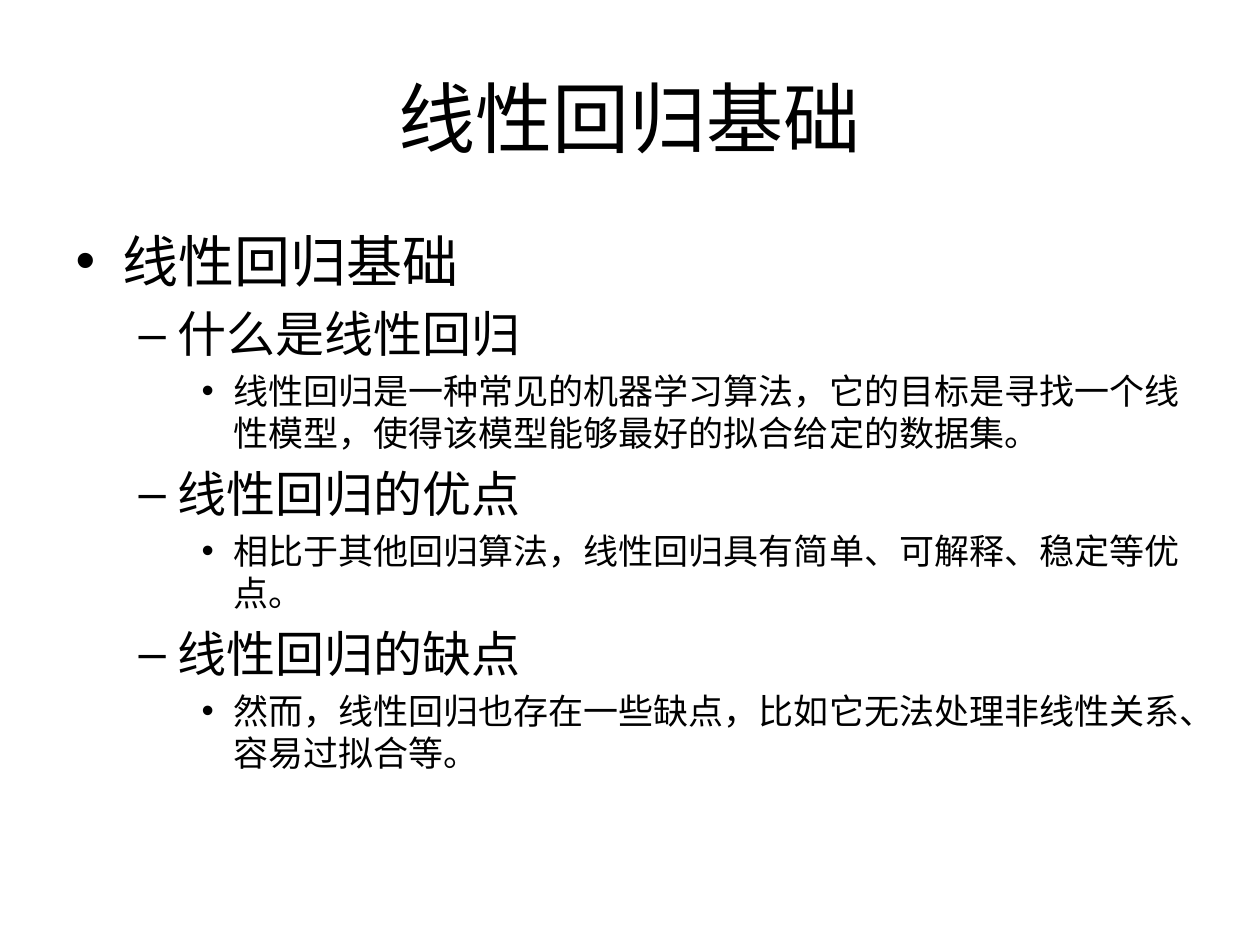
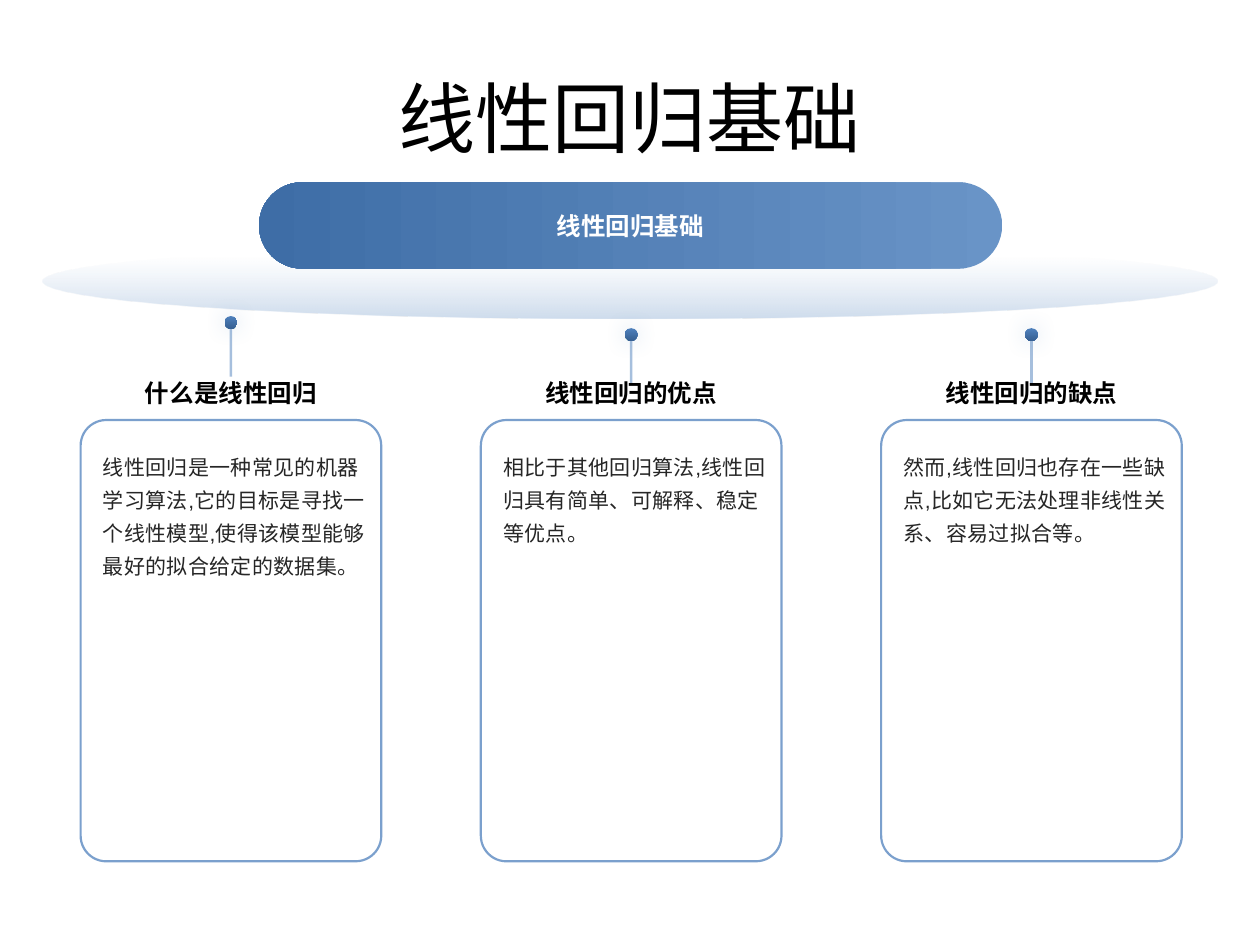
Before and after one commit to CWJ10242048/Lingxi-Lesson-Preparation-System, a slide deck: slide 2 of result/机器学习课程线性回归课时教学PPT.pptx. Drawn at 1260x945 pixels with LibreOffice and Linux fonts; fonts in the diff are those of the drawing; background and template pictures are left out. Boxes give left, top, right and bottom in pixels: in the first picture for what was removed or moved away, otherwise in the second. Text is boxed around its words. In the diff, an @@ line names an element or a change of style, - is before the commit and + after.

```diff
--- a/result/机器学习课程线性回归课时教学PPT.pptx
+++ b/result/机器学习课程线性回归课时教学PPT.pptx
@@ rounded rectangle added at (260, 183, 1003, 270), fill gradient #6994C7 to #3E6DA6, 14 pt, text #FFFFFF, bold @@
+线性回归基础
@@ text removed at (123, 235, 1215, 769) @@
-• 线性回归基础
-  – 什么是线性回归
-    • 线性回归是一种常见的机器学习算法，它的目标是寻找一个线性模型，使得该模型能够最好的拟合给定的数据集。
-  – 线性回归的优点
-    • 相比于其他回归算法，线性回归具有简单、可解释、稳定等优点。
-  – 线性回归的缺点
-    • 然而，线性回归也存在一些缺点，比如它无法处理非线性关系、容易过拟合等。
@@ ellipse added at (10, 262, 1250, 336), outline #4F81BD 2 pt @@
@@ ellipse added at (43, 243, 1217, 318), fill gradient #95B3D7 to #729ACA @@
@@ ellipse added at (224, 316, 237, 329), fill gradient #4F81BD to #376092 @@
@@ line added from (231, 329) to (231, 377), #FFFFFF 1.5 pt @@
@@ ellipse added at (625, 328, 638, 340), fill gradient #4F81BD to #376092 @@
@@ ellipse added at (1026, 328, 1038, 340), fill gradient #4F81BD to #376092 @@
@@ line added from (631, 341) to (631, 383), #FFFFFF 1.5 pt @@
@@ line added from (1032, 341) to (1032, 383), #FFFFFF 1.5 pt @@
@@ text added at (145, 381, 317, 405), 14 pt, text #000000, bold @@
+什么是线性回归
@@ text added at (545, 377, 717, 405), 14 pt, text #000000, bold @@
+线性回归的优点
@@ text added at (945, 377, 1117, 405), 14 pt, text #000000, bold @@
+线性回归的缺点
@@ rounded rectangle added at (81, 420, 382, 861), outline #4F81BD 1.25 pt, 12 pt, text #262626 @@
+线性回归是一种常见的机器学习算法,它的目标是寻找一个线性模型,使得该模型能够最好的拟合给定的数据集。
@@ rounded rectangle added at (481, 420, 782, 861), outline #4F81BD 1.25 pt, 12 pt, text #262626 @@
+相比于其他回归算法,线性回归具有简单、可解释、稳定等优点。
@@ rounded rectangle added at (881, 420, 1182, 861), outline #4F81BD 1.25 pt, 12 pt, text #262626 @@
+然而,线性回归也存在一些缺点,比如它无法处理非线性关系、容易过拟合等。
```
Also in this commit, not shown: 6 other slides changed, 20 other files.
